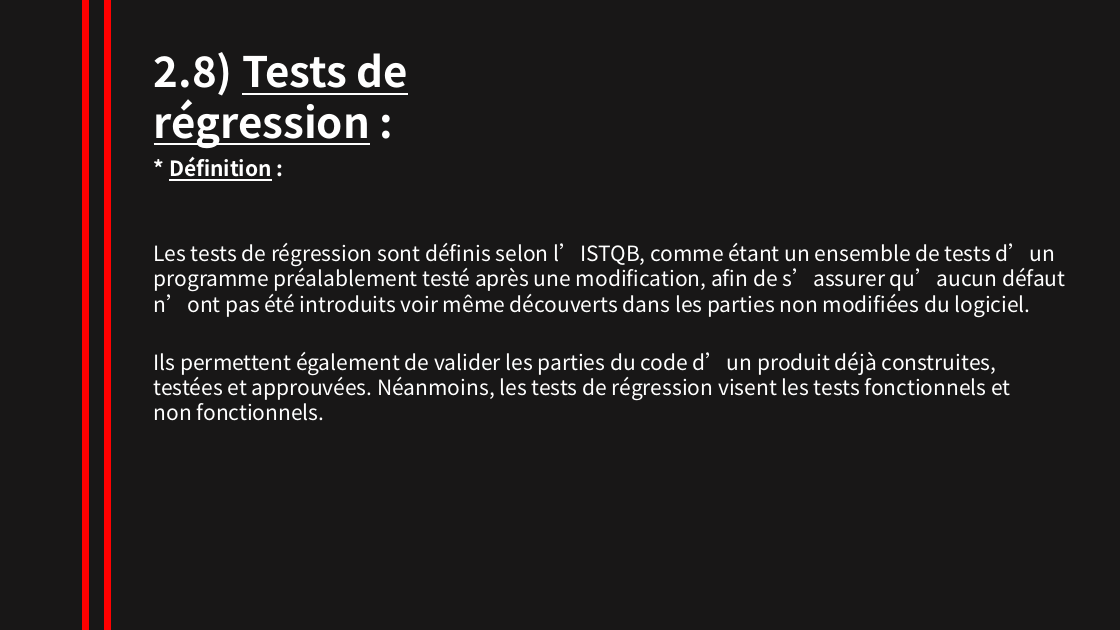
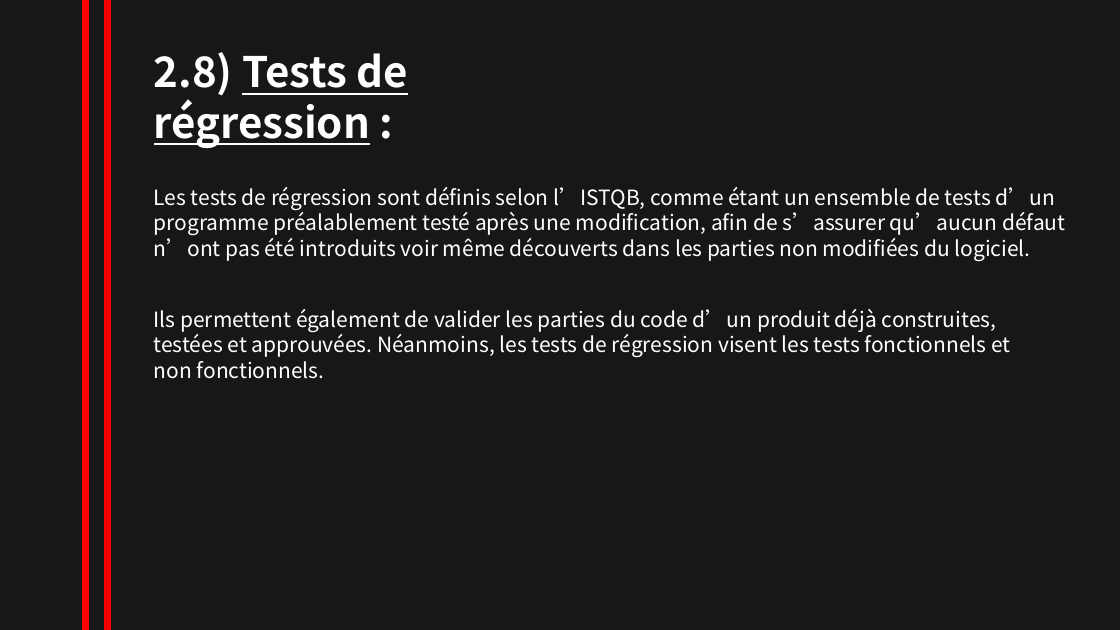
Before and after one commit to NesrineZitouni11/nesrine_zitouni, a slide deck: slide 18 of TRAVAUX/powerpointRevisionISTQB.pptx. Drawn at 1120x630 pixels with LibreOffice and Linux fonts; fonts in the diff are those of the drawing. Boxes give left, top, right and bottom in pixels: in the first picture for what was removed or moved away, otherwise in the second. Text is boxed around its words. In the diff, an @@ line names an element or a change of style, - is before the commit and + after.

Commit message:
Modification diaporama

```diff
--- a/TRAVAUX/powerpointRevisionISTQB.pptx
+++ b/TRAVAUX/powerpointRevisionISTQB.pptx
@@ text removed at (169,157,272,181) @@
-* Définition :
@@ text "Les tests de régression sont ...": place and size @@
-text "Les tests de régression sont ..." at (154,243,1065,317)
+text "Les tests de régression sont ..." at (154,187,1065,261)
@@ text "Ils permettent également de valider ...": place and size @@
-text "Ils permettent également de valider ..." at (154,352,1010,421)
+text "Ils permettent également de valider ..." at (154,309,1010,379)
```
Also in this commit, not shown: 11 other slides changed, 6 slides added, 1 slide removed.
